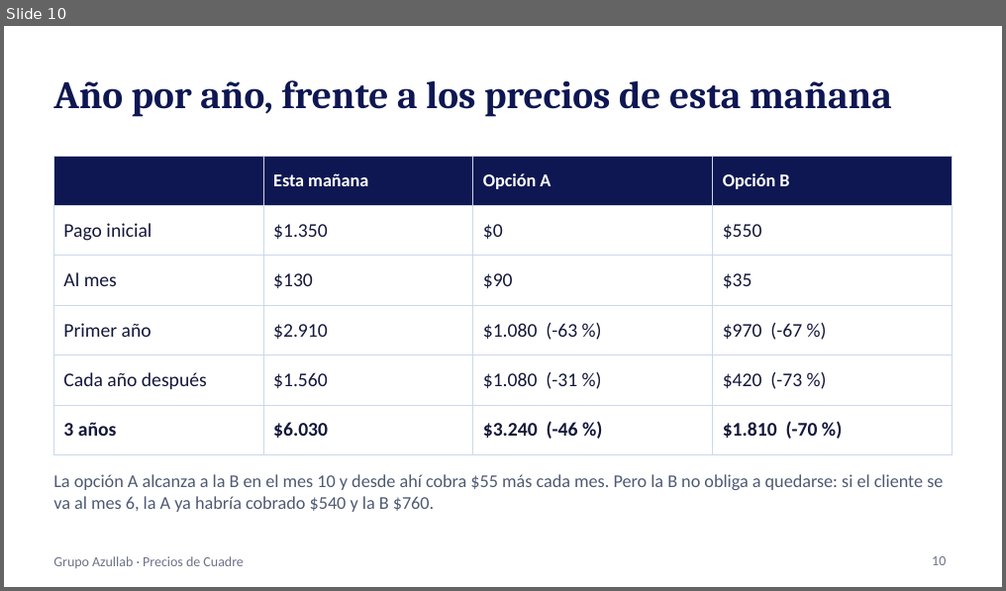
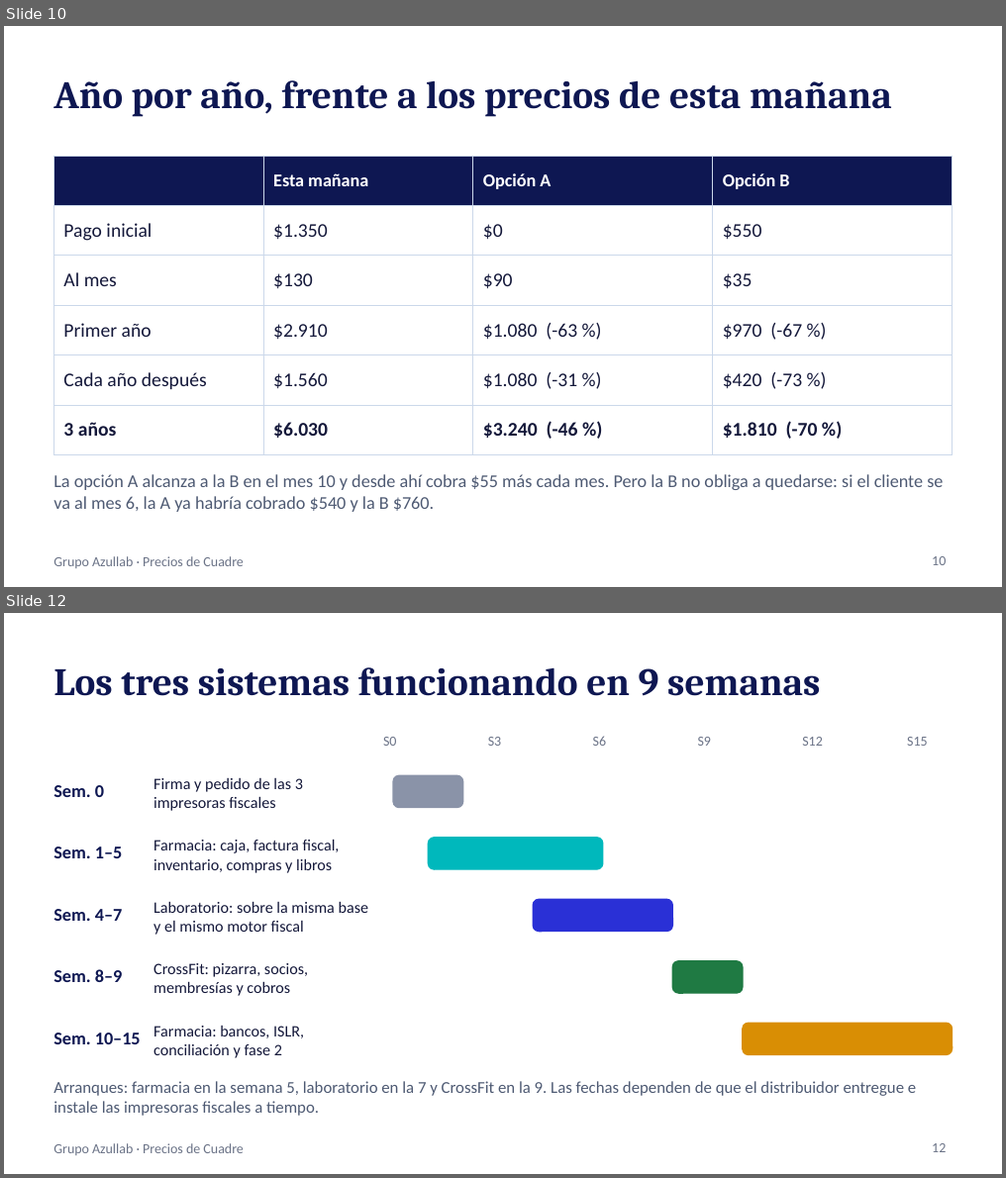
Before and after one commit to josedanielgt1/azullab, a slide deck: propuesta/Precios Grupo Azullab.pptx. Shown one above the other, each under a label of ours: slide 10 before the commit, slides 10 and 12 after it; the slides between them are not shown. The pictures are 1006x591 and 1006x1178 pixels, drawn with LibreOffice and Linux fonts; fonts in the diff are those of the drawing. Boxes give left, top, right and bottom in pixels: in the first picture for what was removed or moved away, otherwise in the second. Text is boxed around its words. In the diff, an @@ line names an element or a change of style, - is before the commit and + after.

```diff
--- a/propuesta/Precios Grupo Azullab.pptx
+++ b/propuesta/Precios Grupo Azullab.pptx
@@ slide 12 added at bbox=[4, 613, 1002, 1174], background #FFFFFF; not listed: 1 template element that a slide beside it also shows @@
@@ title added at bbox=[54, 667, 820, 696], 28 pt, text #0E1752, bold @@
+Los tres sistemas funcionando en 9 semanas
@@ text added at bbox=[383, 737, 396, 746], 10 pt, text #6B7387 @@
+S0
@@ text added at bbox=[488, 737, 501, 746], 10 pt, text #6B7387 @@
+S3
@@ text added at bbox=[593, 736, 606, 746], 10 pt, text #6B7387 @@
+S6
@@ text added at bbox=[698, 737, 711, 746], 10 pt, text #6B7387 @@
+S9
@@ text added at bbox=[802, 737, 823, 746], 10 pt, text #6B7387 @@
+S12
@@ text added at bbox=[907, 737, 928, 746], 10 pt, text #6B7387 @@
+S15
@@ text added at bbox=[54, 785, 104, 797], 13 pt, text #0E1752, bold @@
+Sem. 0
@@ text added at bbox=[153, 778, 303, 811], 11.5 pt, text #14183A @@
+Firma y pedido de las 3 impresoras fiscales
@@ rounded rectangle added at bbox=[393, 775, 463, 808], fill #8A93A8, outline #8A93A8 1 pt @@
@@ text added at bbox=[54, 847, 122, 859], 13 pt, text #0E1752, bold @@
+Sem. 1–5
@@ text added at bbox=[153, 839, 340, 873], 11.5 pt, text #14183A @@
+Farmacia: caja, factura fiscal, inventario, compras y libros
@@ rounded rectangle added at bbox=[428, 838, 603, 869], fill #00B8BC, outline #00B8BC 1 pt @@
@@ text added at bbox=[54, 909, 122, 921], 13 pt, text #0E1752, bold @@
+Sem. 4–7
@@ text added at bbox=[153, 901, 369, 935], 11.5 pt, text #14183A @@
+Laboratorio: sobre la misma base y el mismo motor fiscal
@@ rounded rectangle added at bbox=[533, 899, 672, 932], fill #2A30D6, outline #2A30D6 1 pt @@
@@ text added at bbox=[153, 963, 308, 996], 11.5 pt, text #14183A @@
+CrossFit: pizarra, socios, membresías y cobros
@@ rounded rectangle added at bbox=[672, 961, 743, 993], fill #1F7A43, outline #1F7A43 1 pt @@
@@ text added at bbox=[54, 969, 122, 982], 13 pt, text #0E1752, bold @@
+Sem. 8–9
@@ text added at bbox=[153, 1026, 304, 1059], 11.5 pt, text #14183A @@
+Farmacia: bancos, ISLR, conciliación y fase 2
@@ rounded rectangle added at bbox=[743, 1023, 952, 1056], fill #D98E04, outline #D98E04 1 pt @@
@@ text added at bbox=[54, 1033, 141, 1045], 13 pt, text #0E1752, bold @@
+Sem. 10–15
@@ text added at bbox=[54, 1081, 916, 1116], 12 pt, text #4E5A73 @@
+Arranques: farmacia en la semana 5, laboratorio en la 7 y CrossFit en la 9. Las fechas dependen de que el distribuidor entregue e instale las impresoras fiscales a tiempo.
@@ page number added at bbox=[932, 1144, 945, 1153], 10 pt, text #6B7387 @@
+12
```
Also in this commit, not shown: 5 slides changed, 4 other slides added.
